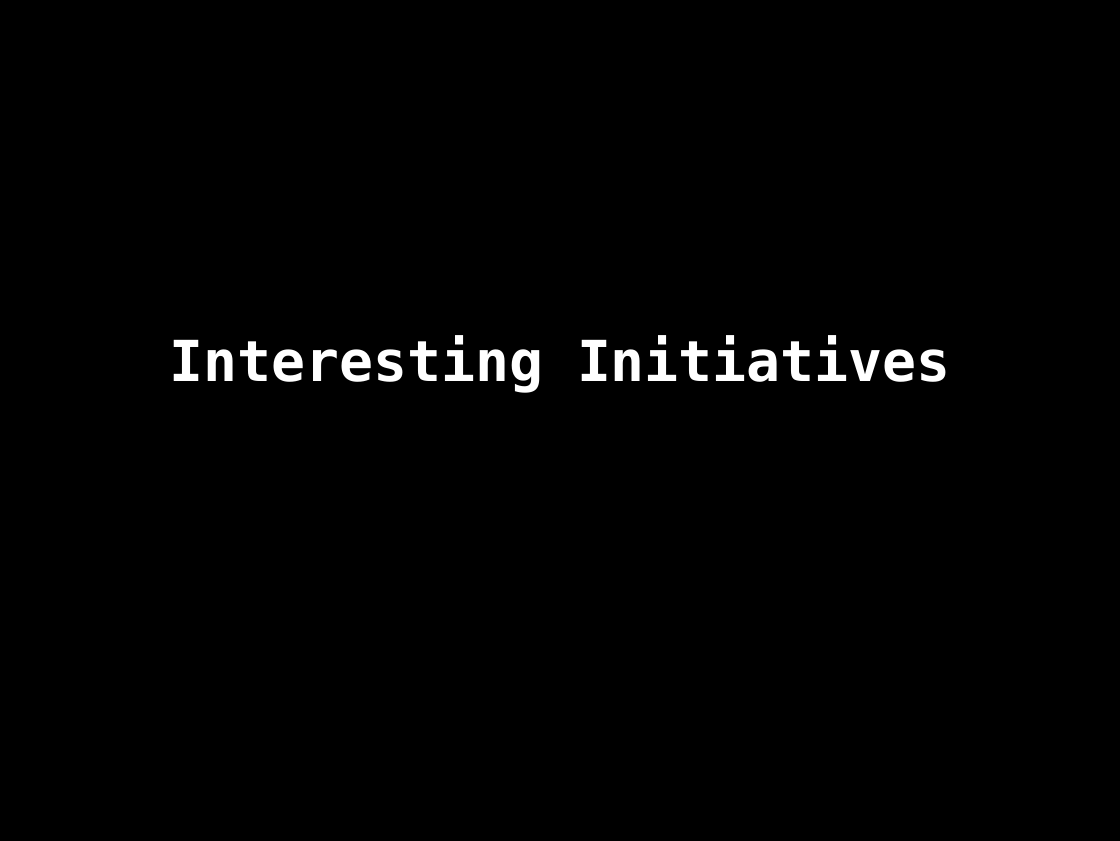
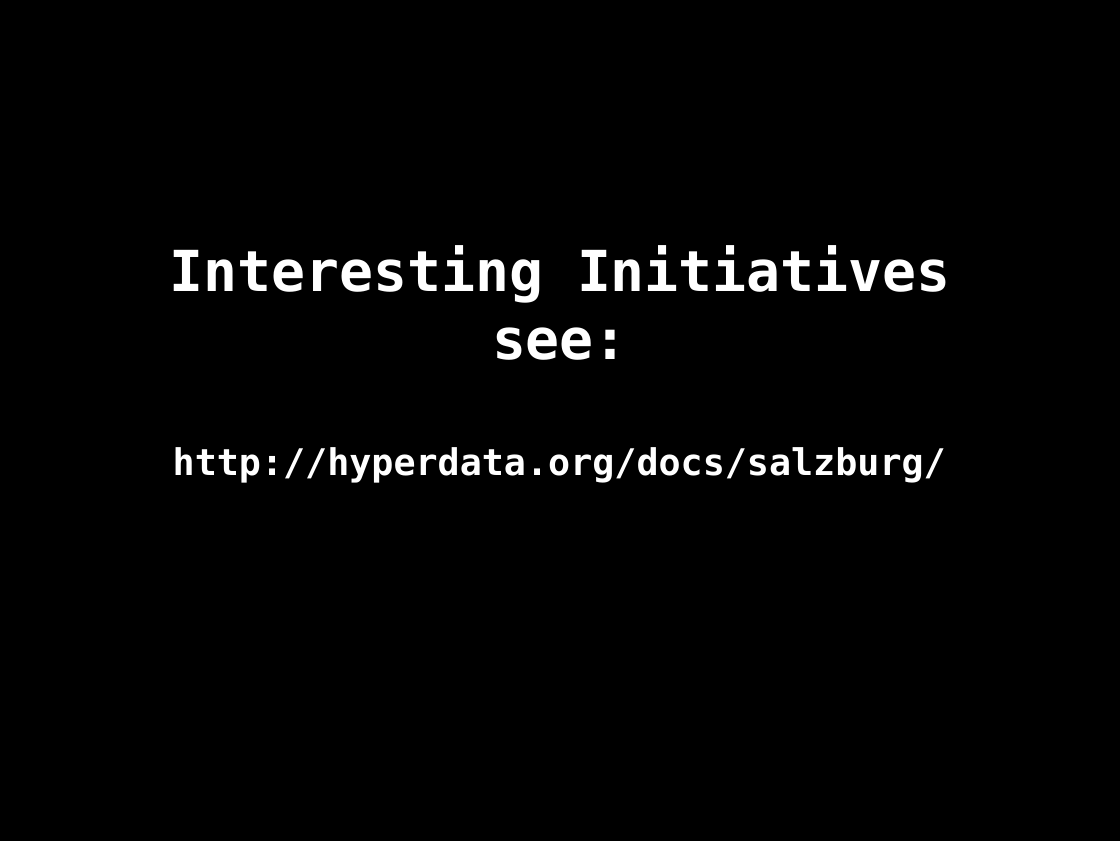
Before and after one commit to danja/hyperdata-2015, a slide deck: slide 82 of docs/salzburg/slides.odp (slide 77 before the commit). Drawn at 1120x841 pixels with LibreOffice and Linux fonts; fonts in the diff are those of the drawing. Boxes give left, top, right and bottom in pixels: in the first picture for what was removed or moved away, otherwise in the second. Text is boxed around its words. In the diff, an @@ line names an element or a change of style, - is before the commit and + after.

```diff
--- a/docs/salzburg/slides.odp
+++ b/docs/salzburg/slides.odp
@@ subtitle at [173, 327, 946, 483]: paragraphs added @@
+see:
+http://hyperdata.org/docs/salzburg/
```
Also in this commit, not shown: 4 other slides changed, 4 slides added, 1 slide removed, 2 other files.
